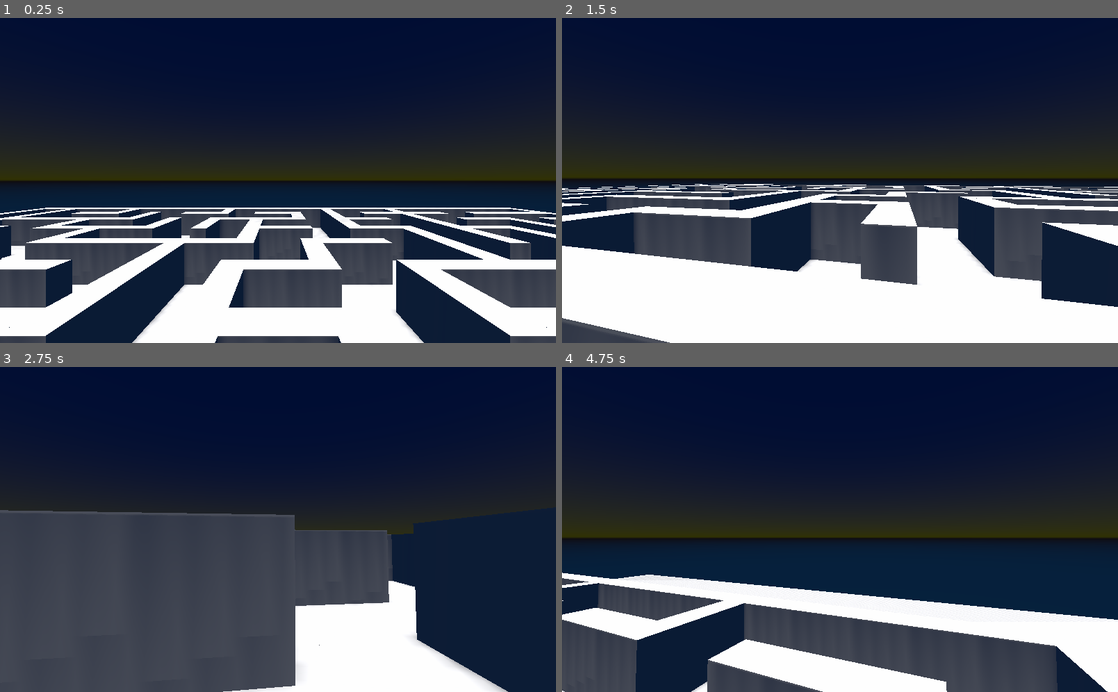
Above: before the commit, frames 1-4 (two rows, left to right).
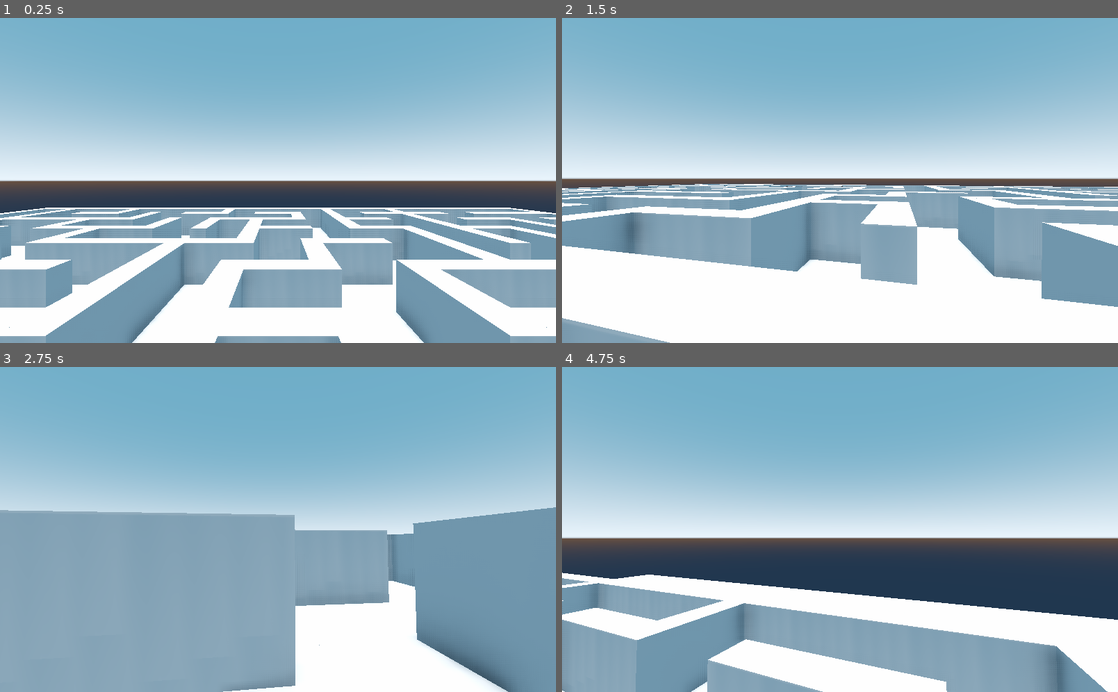
Above: after the commit, the same moments.

Repository: pragma-strict/stone-soup-GGJ
Game: Godot game, scene res://Scenes/Main.tscn
Same seed, same stepped clock (60 frames per second), same inputs: the game is played once before the commit and once after it.
Inputs (mouse positions are in pixels of both pictures, inside the frame that each line leads up to):
- Up to frame 1 (0.25 s): no input
- Up to frame 2 (1.5 s): move the mouse to (962, 164) at 0.52 s; hold D (move_right) 0.53-1.28 s; click (962, 164) at 0.67 s; tap Space (action_jump) at 0.77 s; move the mouse to (812, 180) at 1.27 s; hold W (move_forward) from 1.28 s (still down)
- Up to frame 3 (2.75 s): keep holding W (move_forward); tap Space (action_jump) at 1.52 s; move the mouse to (289, 523) at 2.02 s
- Up to frame 4 (4.75 s): keep holding W (move_forward); move the mouse to (834, 536) at 2.77 s; tap Space (action_jump) at 3.02, 3.77, 4.52 s; move the mouse to (878, 532) at 3.52 s; move the mouse to (795, 526) at 4.27 s

The runs differ from the first frame. In frame 1, 84% of the frame differs, in the area x 0-100%, y 0-100%; in frame 2, 74%; in frame 3, 93%; in frame 4, 87%.

Commit message:
Add torch decay animation

Diff:
--- a/Scenes/Main.tscn
+++ b/Scenes/Main.tscn
@@ -1,7 +1,7 @@
-[gd_scene load_steps=12 format=2]
+[gd_scene load_steps=13 format=2]
 
 [ext_resource path="res://Scripts/Labyrinth.gd" type="Script" id=1]
-[ext_resource path="res://Environment Settings/night_env.tres" type="Environment" id=2]
+[ext_resource path="res://Environment Settings/day_env.tres" type="Environment" id=2]
 [ext_resource path="res://Meshes/corner.obj" type="ArrayMesh" id=3]
 [ext_resource path="res://Meshes/wall.obj" type="ArrayMesh" id=4]
 [ext_resource path="res://Meshes/path.obj" type="ArrayMesh" id=5]
@@ -15,8 +15,25 @@
 
 [sub_resource type="PlaneMesh" id=4]
 
+[sub_resource type="Animation" id=5]
+resource_name = "test"
+length = 4.0
+tracks/0/type = "value"
+tracks/0/path = NodePath(".:light_energy")
+tracks/0/interp = 1
+tracks/0/loop_wrap = true
+tracks/0/imported = false
+tracks/0/enabled = true
+tracks/0/keys = {
+"times": PoolRealArray( 0, 4 ),
+"transitions": PoolRealArray( 0.31864, 1 ),
+"update": 0,
+"values": [ 10.0, 0.0 ]
+}
+
 [node name="GameManager" type="Node"]
 script = ExtResource( 8 )
+torch_burn_duration = 4.0
 
 [node name="Labyrinth" type="Spatial" parent="."]
 script = ExtResource( 1 )
@@ -47,6 +64,12 @@
 "_edit_lock_": true
 }
 
+[node name="TorchLight" type="OmniLight" parent="Player"]
+light_color = Color( 0.709804, 0.513726, 0.0509804, 1 )
+light_energy = 0.0
+shadow_enabled = true
+omni_attenuation = 6.72717
+
 [node name="Ground Plane" type="StaticBody" parent="."]
 __meta__ = {
 "_edit_group_": true,
@@ -75,3 +98,7 @@
 
 [node name="WorldEnvironment" type="WorldEnvironment" parent="."]
 environment = ExtResource( 2 )
+
+[node name="AnimationPlayer" type="AnimationPlayer" parent="."]
+root_node = NodePath("../Player/TorchLight")
+anims/test = SubResource( 5 )
--- a/Scripts/GameManager.gd
+++ b/Scripts/GameManager.gd
@@ -4,7 +4,12 @@
 var night_env = preload("res://Environment Settings/night_env.tres")
 var twilight_env = preload("res://Environment Settings/twilight_env.tres")
 
+export(float) var torch_burn_duration = 5
+
 var environment_node
+var sun_node
+var torch_node
+
 var time = DAY
 var can_update_time = true
 var is_mouse_captured = false
@@ -18,6 +23,8 @@
 
 func _ready():
 	environment_node = get_node("WorldEnvironment")
+	sun_node = get_node("Sun")
+	torch_node = get_node("Player/TorchLight")
 
 
 func _input(event):
@@ -46,12 +53,10 @@
 	if(can_update_time):
 		var is_time_valid = false
 		if(new_time == DAY):
-			time = DAY
-			environment_node.environment = day_env
+			set_day()
 			is_time_valid = true
 		elif(new_time == NIGHT):
-			time = NIGHT
-			environment_node.environment = night_env
+			set_night()
 			is_time_valid = true
 		elif(new_time == TWILIGHT):
 			time = TWILIGHT
@@ -61,3 +66,20 @@
 			can_update_time = false
 			yield(get_tree().create_timer(1.0), "timeout")
 			can_update_time = true
+
+
+func set_night():
+	time = NIGHT
+	environment_node.environment = night_env
+	sun_node.light_energy = 0
+	torch_node.light_energy = 4
+	get_node("AnimationPlayer").play("test")
+	yield(get_tree().create_timer(torch_burn_duration), "timeout")
+	set_day()
+
+
+func set_day():
+	time = DAY
+	environment_node.environment = day_env
+	sun_node.light_energy = 1
+	torch_node.light_energy = 0
